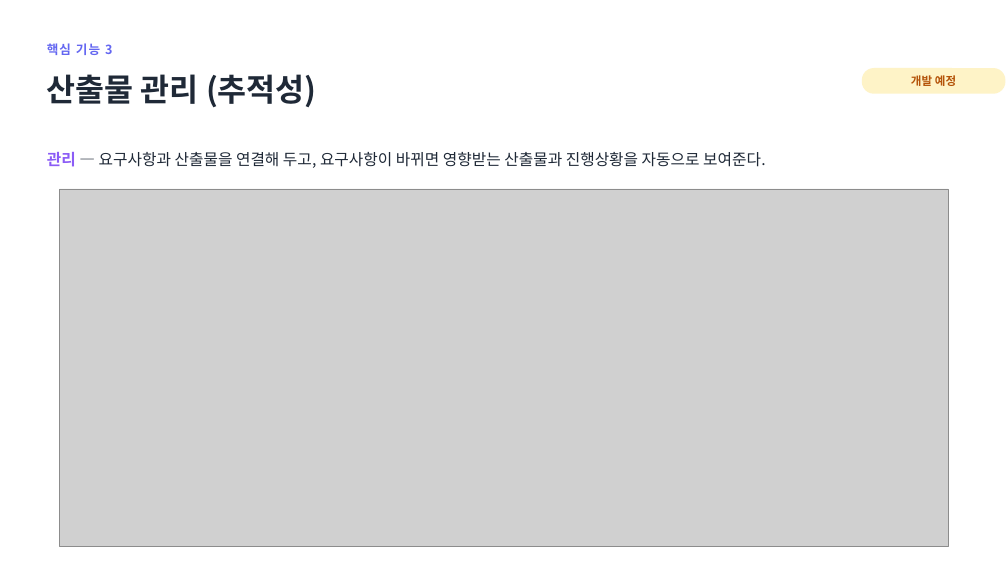
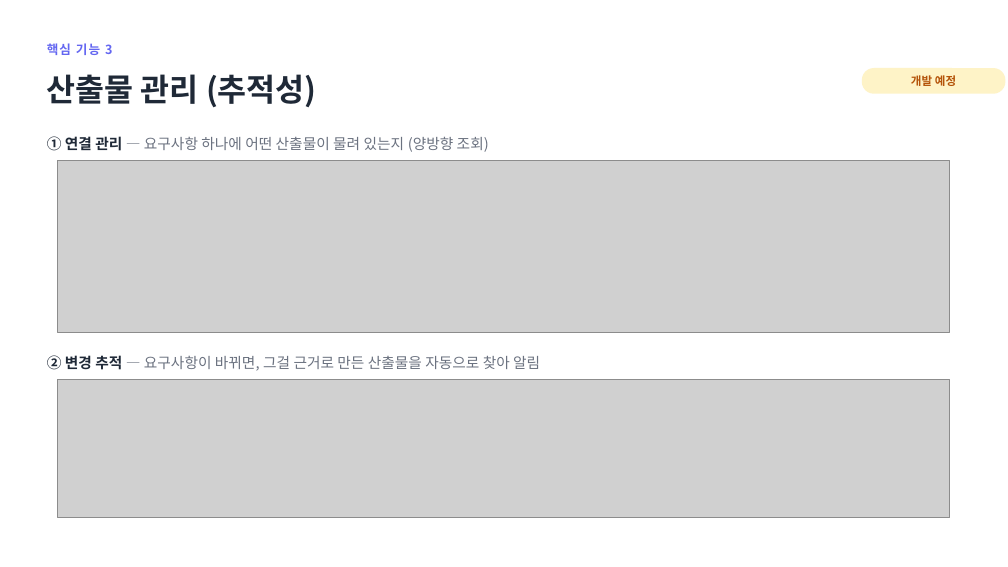
Before and after one commit to jihunhan98/semes-superrookie, a slide deck: slide 12 of docs/진행공유_요구사항자동화.pptx. Drawn at 1008x567 pixels with LibreOffice and Linux fonts; fonts in the diff are those of the drawing; grey boxes stand for pictures. Boxes give left, top, right and bottom in pixels: in the first picture for what was removed or moved away, otherwise in the second. Text is boxed around its words. In the diff, an @@ line names an element or a change of style, - is before the commit and + after.

```diff
--- a/docs/진행공유_요구사항자동화.pptx
+++ b/docs/진행공유_요구사항자동화.pptx
@@ text at <box>47,136,489,152</box>: text changed; size 15 to 14 pt; text colour #1F2937 to #6B7280 @@
-관리 — 요구사항과 산출물을 연결해 두고, 요구사항이 바뀌면 영향받는 산출물과 진행상황을 자동으로 보여준다.
+① 연결 관리 — 요구사항 하나에 어떤 산출물이 물려 있는지 (양방향 조회)
@@ picture: place and size @@
-picture at <box>60,189,948,547</box>
+picture at <box>58,160,951,333</box>
@@ text added at <box>47,355,540,371</box>, 14 pt, text #6B7280 @@
+② 변경 추적 — 요구사항이 바뀌면, 그걸 근거로 만든 산출물을 자동으로 찾아 알림
@@ picture added at <box>58,380,951,518</box> @@
```
Also in this commit, not shown: 4 other files.
